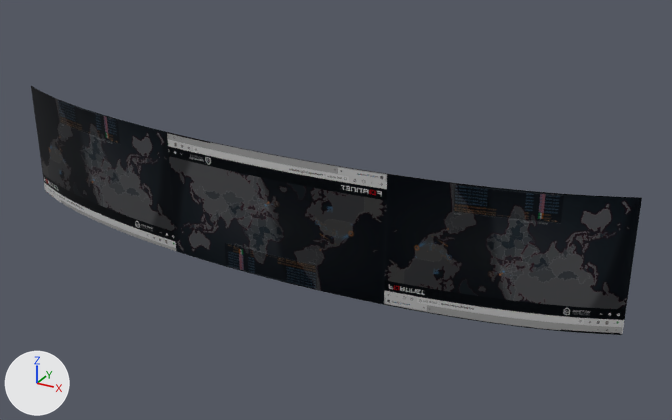
The glTF model public/models/ioc/screens.gltf: old version first, new version second.
Before and after are seen from a camera (50 mm lens) standing at (17.1, -34.9, 17.9) and looking at (2.5, -8.4, 4.7). Lighting does not change. The marker at lower left points along +X, +Y and +Z. Where no turn or scale is listed for an object, it has been applied to the vertices.

In view in the first picture: 'led0', 'led1', 'led2'.
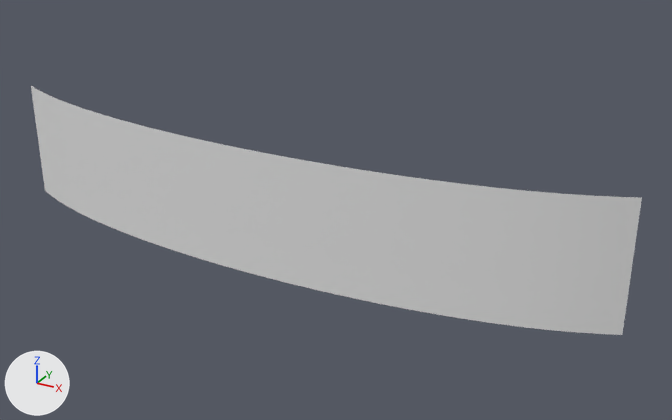
What differs and where, as boxes [x1, y1, x2, y2] in the pictures (672 x 420 px):
'led0', recoloured, surface changed (black to grey)
    both: [384, 174, 642, 335]
'led1', recoloured (black to grey)
    both: [167, 132, 387, 305]
'led2', recoloured, surface changed (black to grey)
    both: [31, 86, 176, 251]

What the commit changed:
me_mesh_0_001 has 18 vertices, 16 faces and spans x 5.38..12.8, y -10.24..-8.35, z 2.54..7.23.
me_mesh_0_001 is used by ob_led0; location (0.0, 0.0, 0.0).
me_mesh_0_001 no longer uses material mat_screen_mat (picture img_fortinet_threat_map___profile_1___microsoft__edge_2020_10_21_14).
me_mesh_0_001 part 1: texture (UV) coordinates of 16 of 16 faces, centred in x 5.76..12.61, y -10.19..-8.43, z 4.1..5.67, changed; they spanned u 0.0..1.01, v 0.0..1.0 and now span u 0.0..1.01, v 0.0..1.0.
me_mesh_0 has 16 vertices, 14 faces and spans x -3.2..5.38, y -10.5..-10.24, z 2.54..7.23.
me_mesh_0 no longer uses material mat_screen_mat (picture img_fortinet_threat_map___profile_1___microsoft__edge_2020_10_21_14).
me_mesh_0_002 has 20 vertices, 18 faces and spans x -11.81..-3.2, y -10.35..-8.35, z 2.54..7.23.
me_mesh_0_002 is used by ob_led2; location (0.0, 0.0, 0.0).
me_mesh_0_002 no longer uses material mat_screen_mat (picture img_fortinet_threat_map___profile_1___microsoft__edge_2020_10_21_14).
me_mesh_0_002 part 2: texture (UV) coordinates of 18 of 18 faces, centred in x -11.62..-3.59, y -10.31..-8.43, z 4.1..5.67, changed; they spanned u 0.01..0.99, v 0.0..0.97 and now span u 0.0..1.0, v 0.01..0.99.
